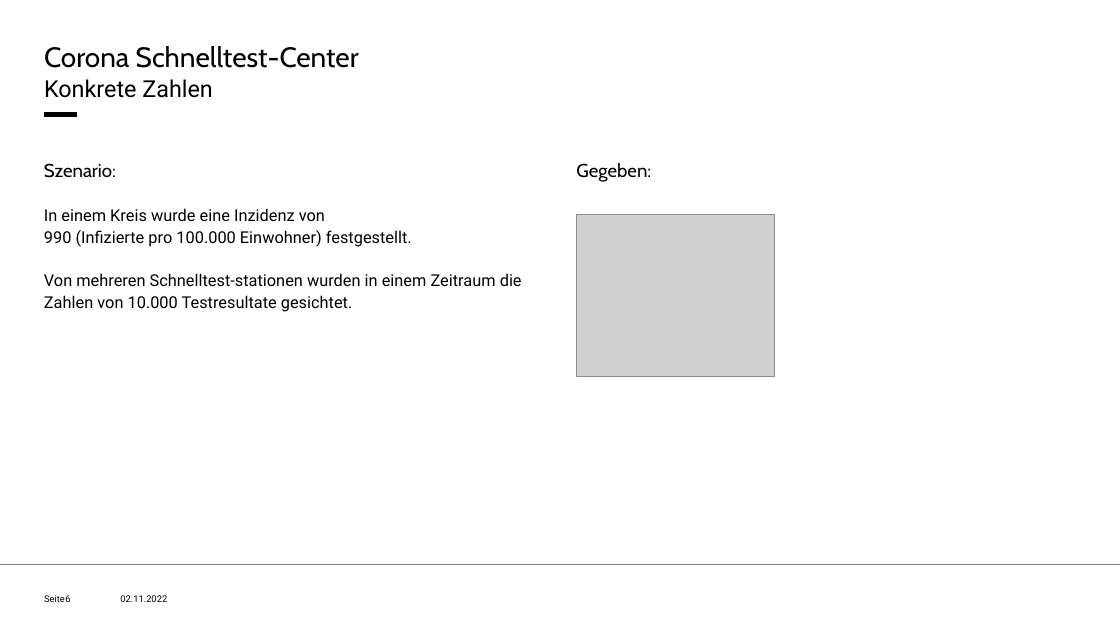
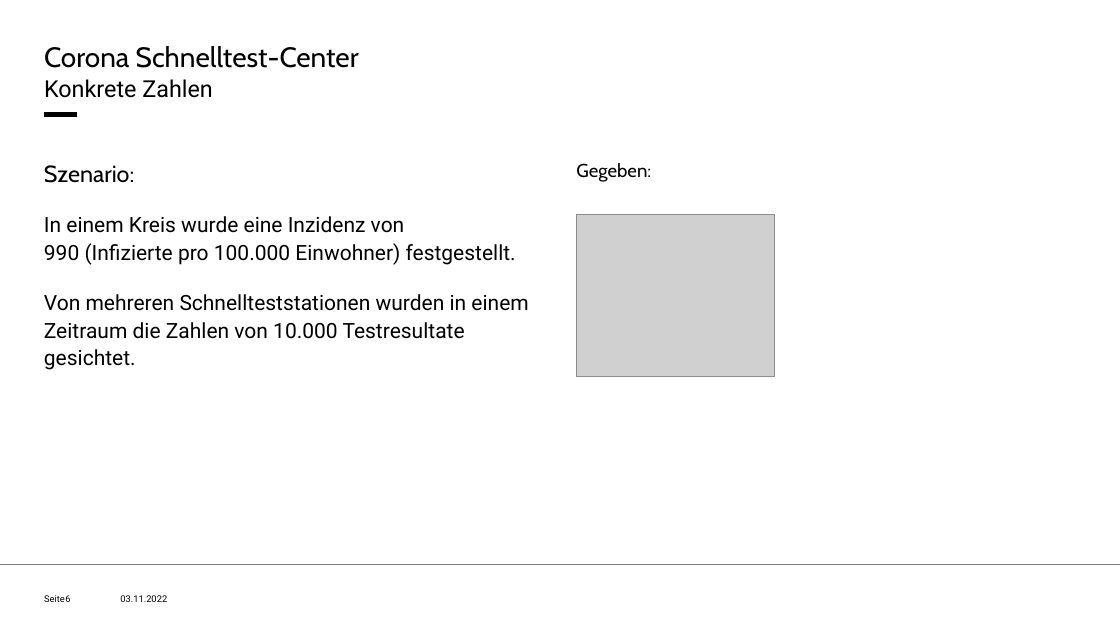
Before and after one commit to benjamin-adrian/fraud_detection_example, a slide deck: slide 6 of fraud_detection_lecture.pptx. Drawn at 1120x630 pixels with LibreOffice and Linux fonts; fonts in the diff are those of the drawing; grey boxes stand for pictures. Boxes give left, top, right and bottom in pixels: in the first picture for what was removed or moved away, otherwise in the second. Text is boxed around its words. In the diff, an @@ line names an element or a change of style, - is before the commit and + after.

```diff
--- a/fraud_detection_lecture.pptx
+++ b/fraud_detection_lecture.pptx
@@ text at (44, 165, 516, 265): size 16 to 20 pt in "Szenario:"; size 14 to 18 pt in "In einem Kreis wurde eine Inzidenz von ..." @@
@@ text at (44, 294, 528, 370): text changed; size 14 to 18 pt @@
-  Von mehreren Schnelltest-stationen wurden in einem Zeitraum die Zahlen von 10.000 Testresultate gesichtet.
+  Von mehreren Schnellteststationen wurden in einem Zeitraum die Zahlen von 10.000 Testresultate gesichtet.
```
Also in this commit, not shown: 34 other slides changed, 2 other files.
